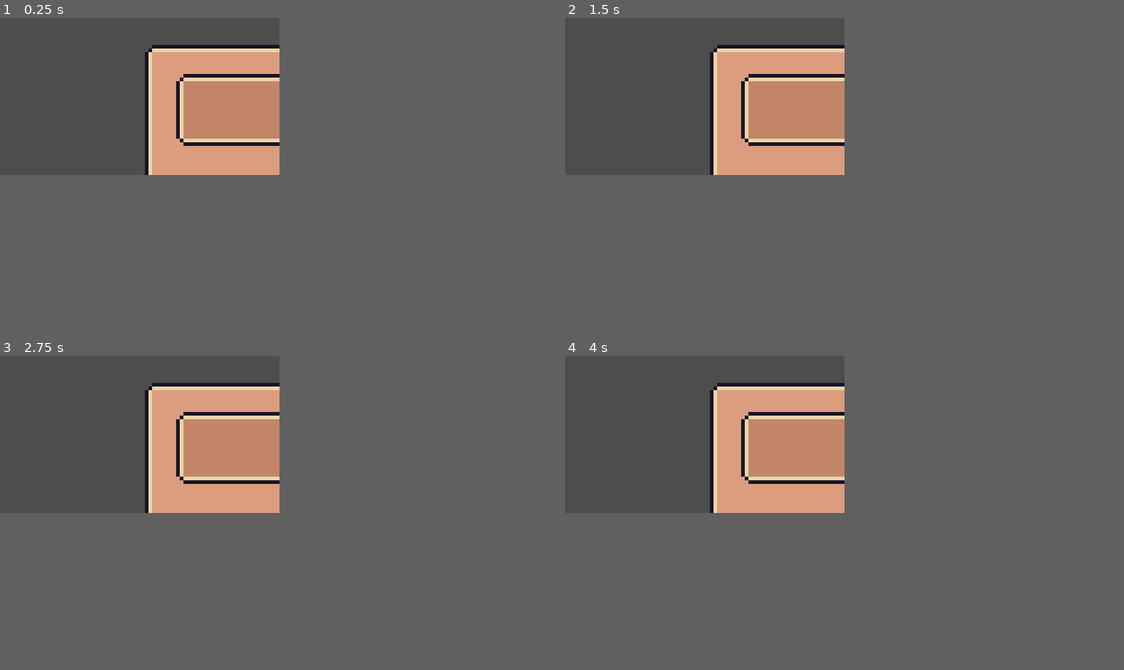
Above: before the commit, frames 1-4 (two rows, left to right).
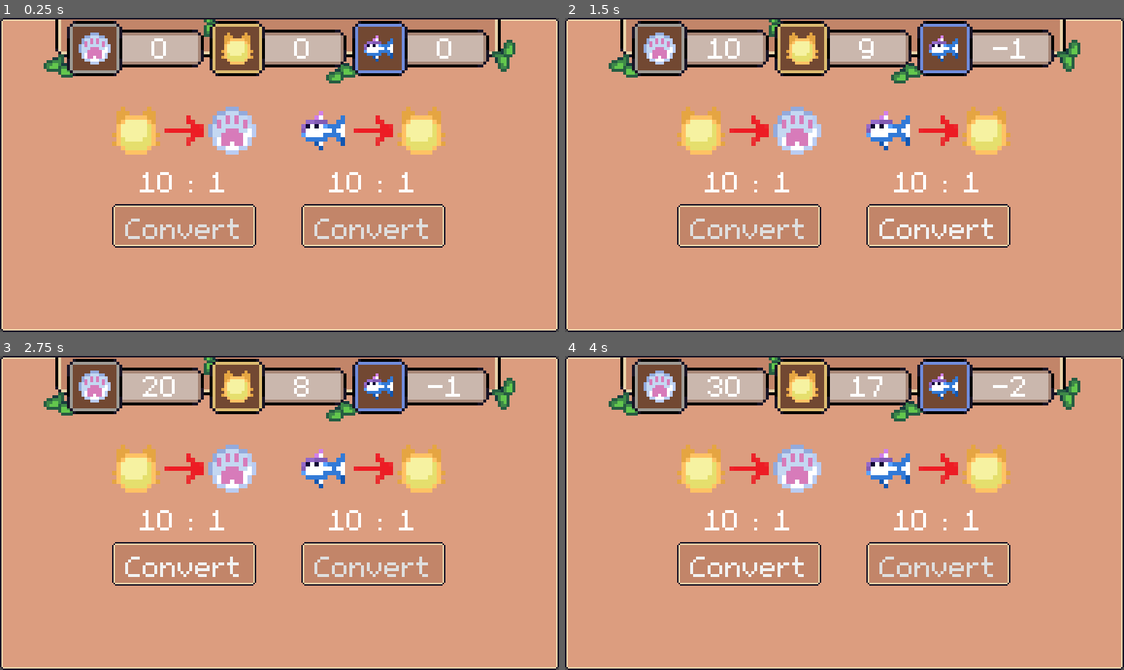
Above: after the commit, the same moments.

Repository: Mikihero/cozy-cat-resort
Game: Godot game, scene res://Scenes/gacha coin conversion_final.tscn
Same seed, same stepped clock (60 frames per second), same inputs: the game is played once before the commit and once after it. Before the commit the project starts from res://Scenes/examples/rects.tscn.
Inputs (mouse positions are in pixels of both pictures, inside the frame that each line leads up to):
- Up to frame 1 (0.25 s): no input
- Up to frame 2 (1.5 s): click (654, 121) at 0.5 s, where only the run after the commit has a clickable "Convert"; click (749, 121) at 1.25 s, where only the run after the commit has a clickable "Convert"
- Up to frame 3 (2.75 s): click (89, 459) at 2 s, where only the run after the commit has a clickable "Convert"
- Up to frame 4 (4 s): click (749, 459) at 2.75 s, where only the run after the commit has a clickable "Convert"; click (654, 459) at 3.5 s, where only the run after the commit has a clickable "Convert"
The window is 384x216 before the commit and 768x432 after it. Grey fills any space a smaller window leaves; there, only what the larger window draws over its background counts as a difference.

The runs differ from the first frame. In frame 1, 40% of the frame differs, in the area x 0-100%, y 0-100%; in frame 2, 40%; in frame 3, 40%; in frame 4, 40%.

Commit message:
gacha coin conversion scenes + scripts

Diff:
--- a/Scenes/examples/coin_display.tscn
+++ b/Scenes/examples/coin_display.tscn
@@ -1,5 +1,6 @@
-[gd_scene load_steps=6 format=3 uid="uid://gltssceucsnb"]
+[gd_scene load_steps=7 format=3 uid="uid://gltssceucsnb"]
 
+[ext_resource type="Script" uid="uid://cubnh62umt3ns" path="res://Scripts/coin display manager.gd" id="1_wi7sw"]
 [ext_resource type="Texture2D" uid="uid://chhlpceoabnbi" path="res://Assets/ui/coin-holder-background.png" id="1_wsiki"]
 [ext_resource type="Texture2D" uid="uid://ccmfadiha73j8" path="res://Assets/ui/coin-holder-foreground.png" id="2_uq737"]
 [ext_resource type="Texture2D" uid="uid://ctrijwaomomj2" path="res://Assets/ui/coins/silver-coin.png" id="3_wi7sw"]
@@ -13,13 +14,14 @@
 grow_horizontal = 2
 size_flags_horizontal = 4
 
-[node name="display node" type="Control" parent="."]
+[node name="coin display node" type="Control" parent="."]
 layout_mode = 2
+script = ExtResource("1_wi7sw")
 
-[node name="background" type="Control" parent="display node"]
+[node name="background" type="Control" parent="coin display node"]
 anchors_preset = 0
 
-[node name="NinePatchRect" type="NinePatchRect" parent="display node/background"]
+[node name="NinePatchRect" type="NinePatchRect" parent="coin display node/background"]
 custom_minimum_size = Vector2(162, 22)
 layout_mode = 1
 anchors_preset = 5
@@ -32,10 +34,10 @@
 grow_horizontal = 2
 texture = ExtResource("1_wsiki")
 
-[node name="foreground" type="Control" parent="display node"]
+[node name="foreground" type="Control" parent="coin display node"]
 anchors_preset = 0
 
-[node name="NinePatchRect" type="NinePatchRect" parent="display node/foreground"]
+[node name="NinePatchRect" type="NinePatchRect" parent="coin display node/foreground"]
 custom_minimum_size = Vector2(162, 22)
 layout_mode = 1
 anchors_preset = 5
@@ -47,7 +49,7 @@
 grow_horizontal = 2
 texture = ExtResource("2_uq737")
 
-[node name="silver coin sprite" type="TextureRect" parent="display node"]
+[node name="silver coin sprite" type="TextureRect" parent="coin display node"]
 layout_mode = 0
 offset_left = -138.0
 offset_top = 10.0
@@ -55,7 +57,7 @@
 offset_bottom = 32.0
 texture = ExtResource("3_wi7sw")
 
-[node name="golden coin sprite" type="TextureRect" parent="display node"]
+[node name="golden coin sprite" type="TextureRect" parent="coin display node"]
 layout_mode = 0
 offset_left = -40.0
 offset_top = 10.0
@@ -63,7 +65,7 @@
 offset_bottom = 32.0
 texture = ExtResource("4_bnkih")
 
-[node name="diamond coin sprite" type="TextureRect" parent="display node"]
+[node name="diamond coin sprite" type="TextureRect" parent="coin display node"]
 layout_mode = 0
 offset_left = 58.0
 offset_top = 10.0
@@ -71,7 +73,7 @@
 offset_bottom = 32.0
 texture = ExtResource("5_bdj0p")
 
-[node name="silver coin amount" type="RichTextLabel" parent="display node"]
+[node name="silver coin amount" type="RichTextLabel" parent="coin display node"]
 layout_mode = 0
 offset_left = -107.0
 offset_top = 6.0
@@ -82,7 +84,7 @@
 horizontal_alignment = 1
 vertical_alignment = 1
 
-[node name="gold coin amount" type="RichTextLabel" parent="display node"]
+[node name="gold coin amount" type="RichTextLabel" parent="coin display node"]
 layout_mode = 0
 offset_left = -9.0
 offset_top = 6.0
@@ -93,7 +95,7 @@
 horizontal_alignment = 1
 vertical_alignment = 1
 
-[node name="diamond coint amount" type="RichTextLabel" parent="display node"]
+[node name="diamond coint amount" type="RichTextLabel" parent="coin display node"]
 layout_mode = 0
 offset_left = 89.0
 offset_top = 6.0
--- a/Scenes/gacha coin conversion_final.tscn
+++ b/Scenes/gacha coin conversion_final.tscn
@@ -1,11 +1,13 @@
-[gd_scene load_steps=8 format=3 uid="uid://cn0sjrrdd23m4"]
+[gd_scene load_steps=10 format=3 uid="uid://cn0sjrrdd23m4"]
 
 [ext_resource type="Texture2D" uid="uid://d2pt3shydhe8b" path="res://Assets/ui/simple-background.png" id="1_wmlle"]
 [ext_resource type="PackedScene" uid="uid://gltssceucsnb" path="res://Scenes/examples/coin_display.tscn" id="2_wmlle"]
 [ext_resource type="StyleBox" uid="uid://ykbqjul20drt" path="res://Assets/ui/styles/simple-basic.tres" id="4_10b1h"]
 [ext_resource type="Texture2D" uid="uid://drhinxb0pn2ro" path="res://Placeholders/diamond to gold conversion final.png" id="4_iisca"]
 [ext_resource type="StyleBox" uid="uid://douabvrad66ov" path="res://Assets/ui/styles/brown-pressed.tres" id="5_1rwxw"]
+[ext_resource type="Script" uid="uid://clc2qbvo05mg8" path="res://Scripts/convert_golden_to_silver_button.gd" id="6_1rwxw"]
 [ext_resource type="Texture2D" uid="uid://b8b3fahbjp4wm" path="res://Placeholders/gold to silver conversion final.png" id="7_1rwxw"]
+[ext_resource type="Script" uid="uid://dsofqsmx22701" path="res://Scripts/convert_diamond_to_golden_button.gd" id="8_2ckbf"]
 
 [sub_resource type="StyleBoxTexture" id="StyleBoxTexture_2ckbf"]
 
@@ -67,16 +69,20 @@
 size_flags_horizontal = 6
 size_flags_vertical = 4
 
-[node name="VBoxContainer" type="VBoxContainer" parent="full layout/coin conversion display/coin conversion display/gold to silver conversion"]
-layout_mode = 2
-size_flags_vertical = 4
-
-[node name="conversion texture" type="TextureRect" parent="full layout/coin conversion display/coin conversion display/gold to silver conversion/VBoxContainer"]
+[node name="conversion texture" type="TextureRect" parent="full layout/coin conversion display/coin conversion display/gold to silver conversion"]
 custom_minimum_size = Vector2(99, 33)
 layout_mode = 2
 texture = ExtResource("7_1rwxw")
 
-[node name="exampleTextButton" type="Button" parent="full layout/coin conversion display/coin conversion display/gold to silver conversion/VBoxContainer"]
+[node name="gold to silver conversion rate" type="RichTextLabel" parent="full layout/coin conversion display/coin conversion display/gold to silver conversion"]
+custom_minimum_size = Vector2(32, 26)
+layout_mode = 2
+theme_override_font_sizes/normal_font_size = 32
+text = "10 : 1"
+horizontal_alignment = 1
+vertical_alignment = 1
+
+[node name="convert golden to silver button" type="Button" parent="full layout/coin conversion display/coin conversion display/gold to silver conversion"]
 layout_mode = 2
 theme_override_font_sizes/font_size = 32
 theme_override_styles/normal = ExtResource("4_10b1h")
@@ -92,22 +98,27 @@
 theme_override_styles/focus = SubResource("StyleBoxTexture_2ckbf")
 text = "Convert"
 icon_alignment = 1
+script = ExtResource("6_1rwxw")
 
 [node name="diamond to golden" type="VBoxContainer" parent="full layout/coin conversion display/coin conversion display"]
 layout_mode = 2
 size_flags_horizontal = 6
 size_flags_vertical = 4
 
-[node name="VBoxContainer" type="VBoxContainer" parent="full layout/coin conversion display/coin conversion display/diamond to golden"]
-layout_mode = 2
-size_flags_vertical = 4
-
-[node name="conversion texture" type="TextureRect" parent="full layout/coin conversion display/coin conversion display/diamond to golden/VBoxContainer"]
+[node name="conversion texture" type="TextureRect" parent="full layout/coin conversion display/coin conversion display/diamond to golden"]
 custom_minimum_size = Vector2(99, 33)
 layout_mode = 2
 texture = ExtResource("4_iisca")
 
-[node name="exampleTextButton" type="Button" parent="full layout/coin conversion display/coin conversion display/diamond to golden/VBoxContainer"]
+[node name="diamond to gold conversion rate" type="RichTextLabel" parent="full layout/coin conversion display/coin conversion display/diamond to golden"]
+custom_minimum_size = Vector2(32, 26)
+layout_mode = 2
+theme_override_font_sizes/normal_font_size = 32
+text = "10 : 1"
+horizontal_alignment = 1
+vertical_alignment = 1
+
+[node name="convert diamond to golden button" type="Button" parent="full layout/coin conversion display/coin conversion display/diamond to golden"]
 layout_mode = 2
 theme_override_font_sizes/font_size = 32
 theme_override_styles/normal = ExtResource("4_10b1h")
@@ -123,3 +134,4 @@
 theme_override_styles/focus = SubResource("StyleBoxTexture_2ckbf")
 text = "Convert"
 icon_alignment = 1
+script = ExtResource("8_2ckbf")
--- /dev/null
+++ b/Scripts/coin display manager.gd
@@ -0,0 +1,17 @@
+extends Control
+
+
+# Called when the node enters the scene tree for the first time.
+func _ready() -> void:
+	pass # Replace with function body.
+
+
+# Called every frame. 'delta' is the elapsed time since the previous frame.
+func _process(delta: float) -> void:
+	_updateCoins()
+	pass
+
+func _updateCoins() -> void:
+	$"silver coin amount".text = str(Globals.CatCoins)
+	$"gold coin amount".text = str(Globals.GoldCatCoins)
+	$"diamond coint amount".text = str(Globals.DiamondCatCoins)
--- /dev/null
+++ b/Scripts/convert_diamond_to_golden_button.gd
@@ -0,0 +1,17 @@
+extends Button
+
+
+# Called when the node enters the scene tree for the first time.
+func _ready() -> void:
+	pressed.connect(_button_pressed)
+	pass # Replace with function body.
+
+
+# Called every frame. 'delta' is the elapsed time since the previous frame.
+func _process(delta: float) -> void:
+	pass
+
+func _button_pressed() -> void:
+	Globals.DiamondCatCoins -= 1
+	Globals.GoldCatCoins += 10
+	pass
--- /dev/null
+++ b/Scripts/convert_golden_to_silver_button.gd
@@ -0,0 +1,17 @@
+extends Button
+
+
+# Called when the node enters the scene tree for the first time.
+func _ready() -> void:
+	pressed.connect(_button_pressed)
+	pass # Replace with function body.
+
+
+# Called every frame. 'delta' is the elapsed time since the previous frame.
+func _process(delta: float) -> void:
+	pass
+
+func _button_pressed() -> void:
+	Globals.GoldCatCoins -= 1
+	Globals.CatCoins += 10
+	pass
--- a/project.godot
+++ b/project.godot
@@ -11,7 +11,7 @@
 [application]
 
 config/name="cozy cat resort"
-run/main_scene="uid://bb00m10lkwj2b"
+run/main_scene="uid://cn0sjrrdd23m4"
 config/features=PackedStringArray("4.5", "Mobile")
 config/icon="res://icon.svg"
 
@@ -23,6 +23,11 @@
 
 window/size/viewport_width=384
 window/size/viewport_height=216
+window/size/window_width_override=1920
+window/size/window_height_override=1080
+window/stretch/mode="viewport"
+window/stretch/aspect="expand"
+window/stretch/scale_mode="integer"
 
 [gui]
 
Not shown, added: Scripts/coin display manager.gd.uid
Not shown, added: Scripts/convert_diamond_to_golden_button.gd.uid
Not shown, added: Scripts/convert_golden_to_silver_button.gd.uid
